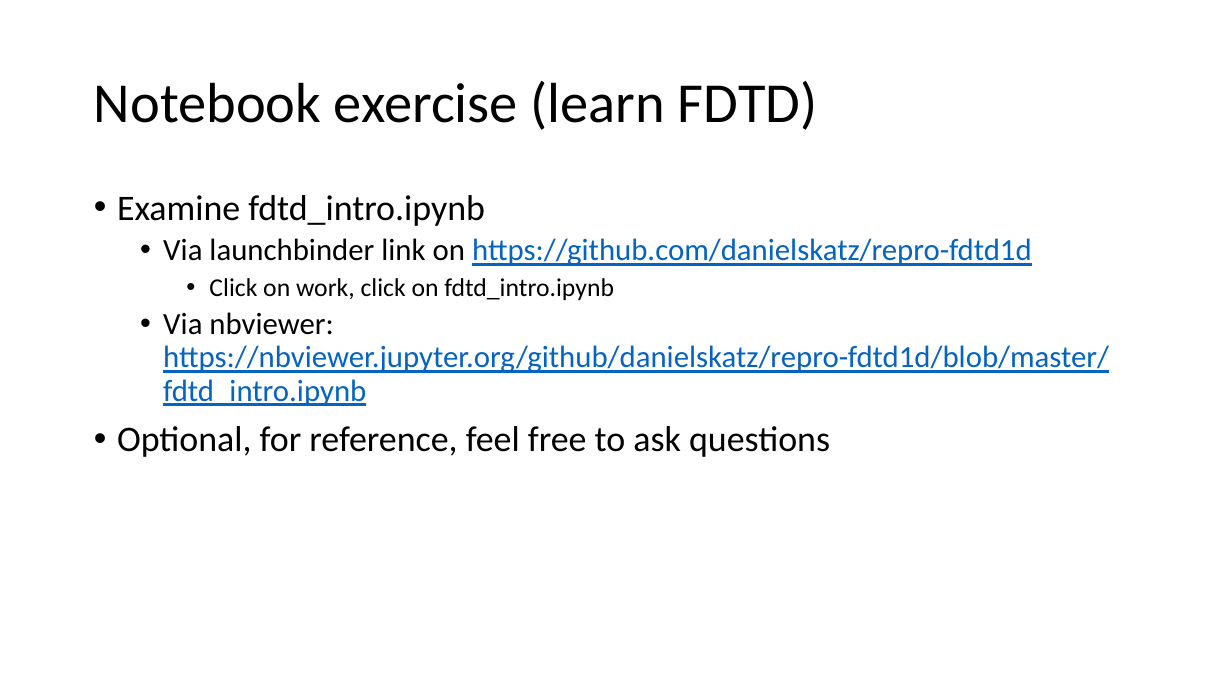
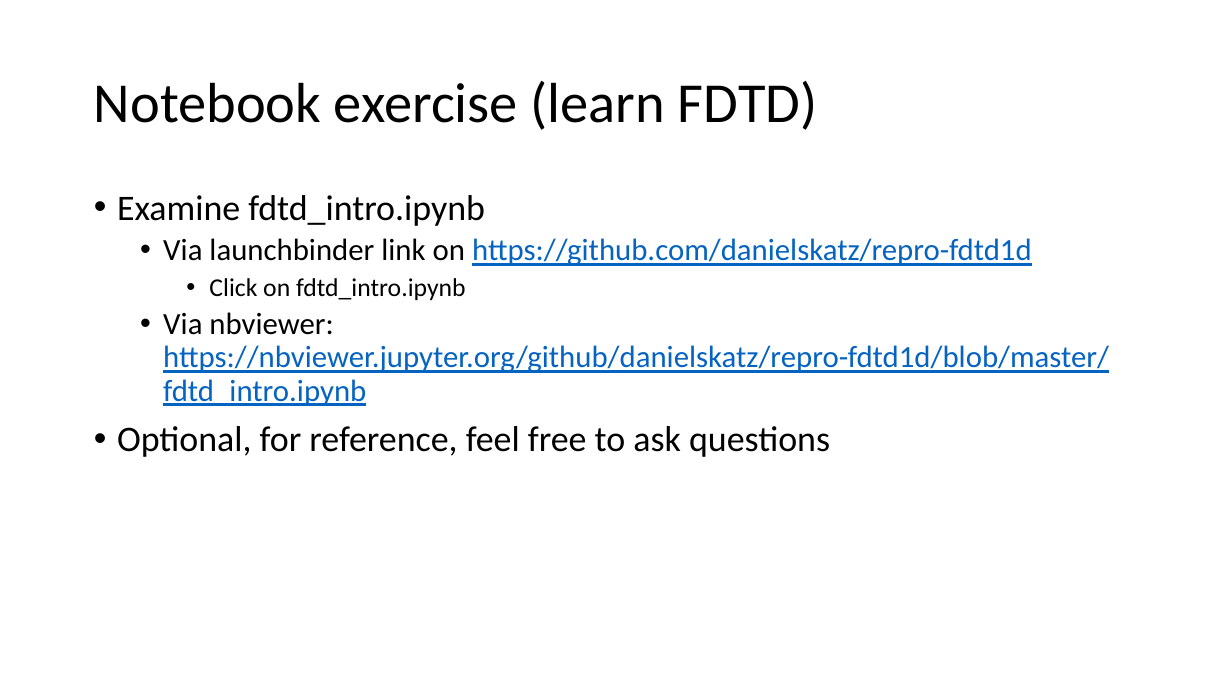
Before and after one commit to danielskatz/repro-fdtd1d, a slide deck: slide 13 of comp-repro.pptx. Drawn at 1232x693 pixels with LibreOffice and Linux fonts; fonts in the diff are those of the drawing. Boxes give left, top, right and bottom in pixels: in the first picture for what was removed or moved away, otherwise in the second. Text is boxed around its words. In the diff, an @@ line names an element or a change of style, - is before the commit and + after.

```diff
--- a/comp-repro.pptx
+++ b/comp-repro.pptx
@@ text at [209, 278, 466, 300]: text changed @@
-    • Click on work, click on fdtd_intro.ipynb
+    • Click on fdtd_intro.ipynb
```
Also in this commit, not shown: 3 other slides changed.
